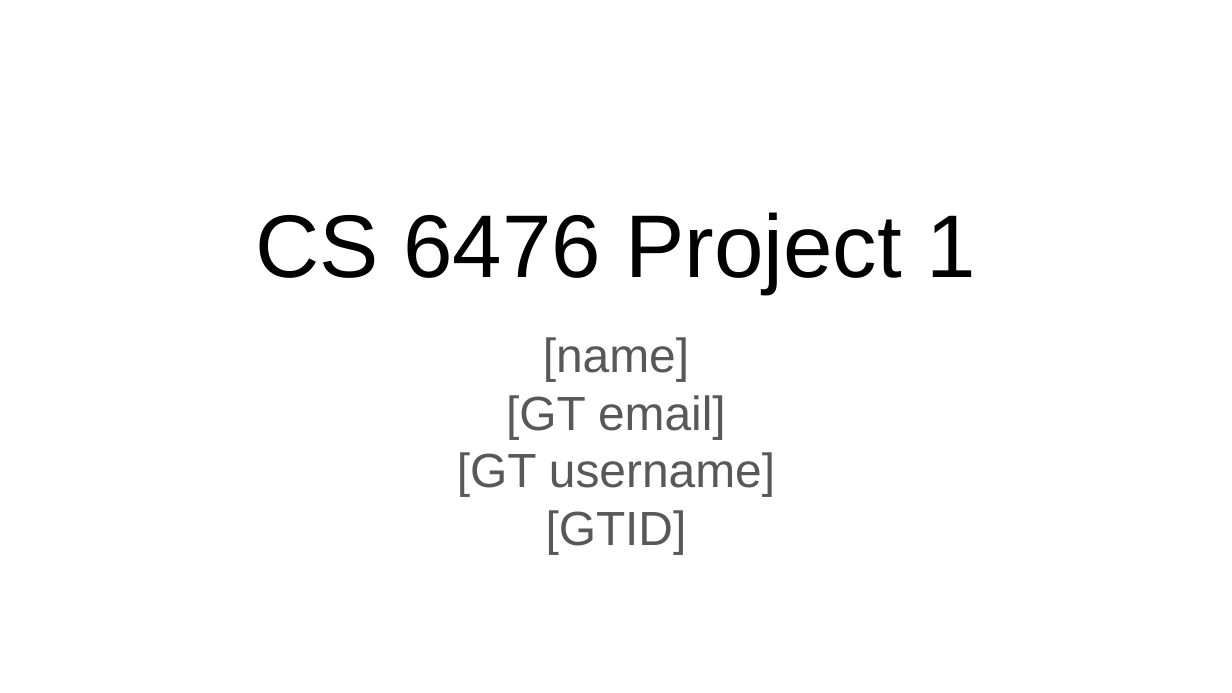
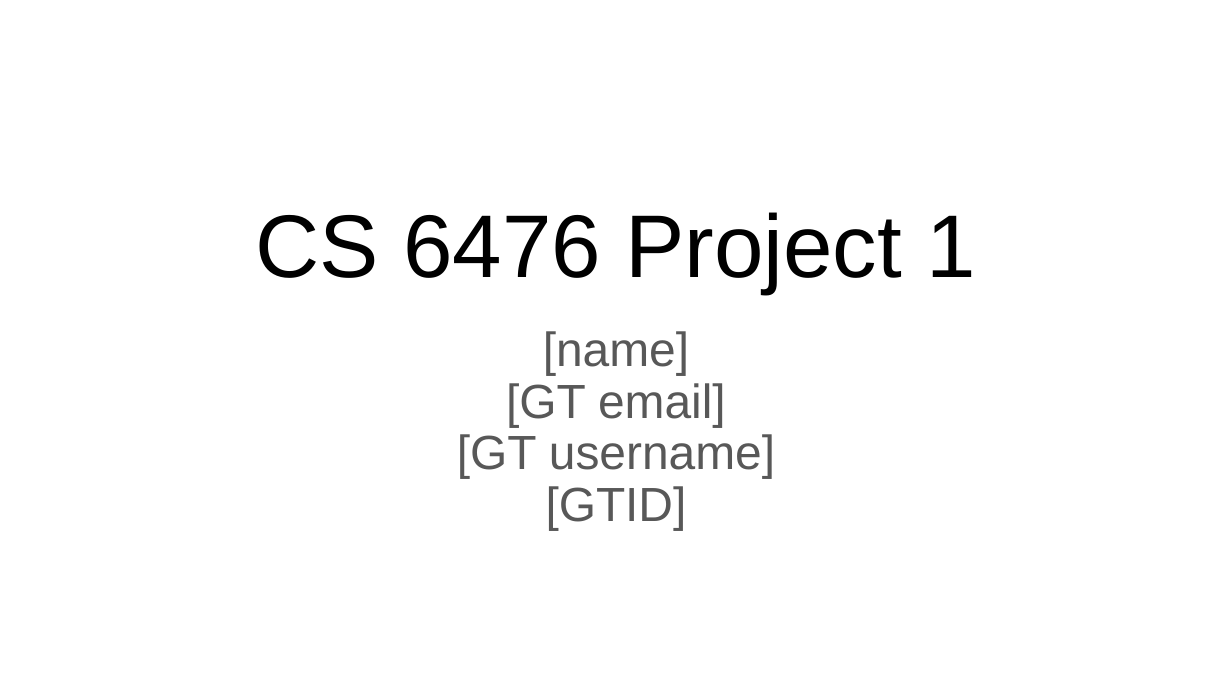
Before and after one commit to aashutoshav/Computer-Vision-Project-1, a slide deck: slide 1 of docs/report.pptx. Drawn at 1232x693 pixels with LibreOffice and Linux fonts; fonts in the diff are those of the drawing. Boxes give left, top, right and bottom in pixels: in the first picture for what was removed or moved away, otherwise in the second. Text is boxed around its words. In the diff, an @@ line names an element or a change of style, - is before the commit and + after.

```diff
--- a/docs/report.pptx
+++ b/docs/report.pptx
@@ text "[name]" at (x1=457, y1=331, x2=775, y2=530): line spacing 1 to 0.9 @@
```
Also in this commit, not shown: 15 other slides changed, 6 slides added, 11 other files.
